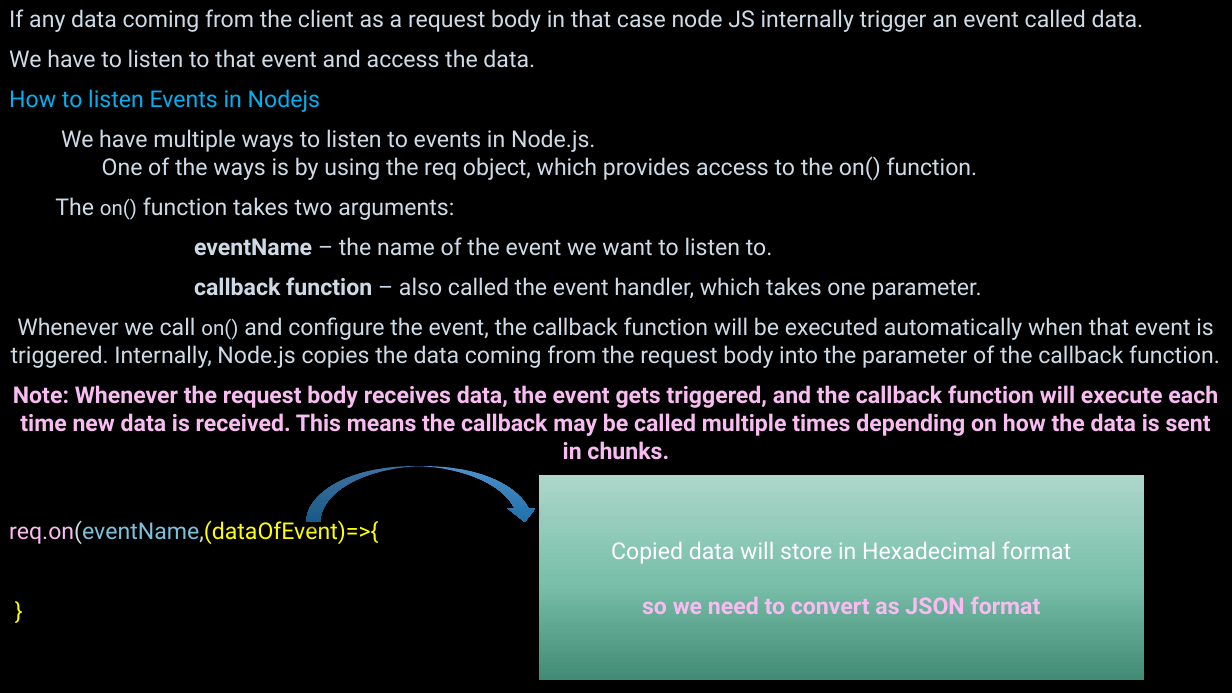
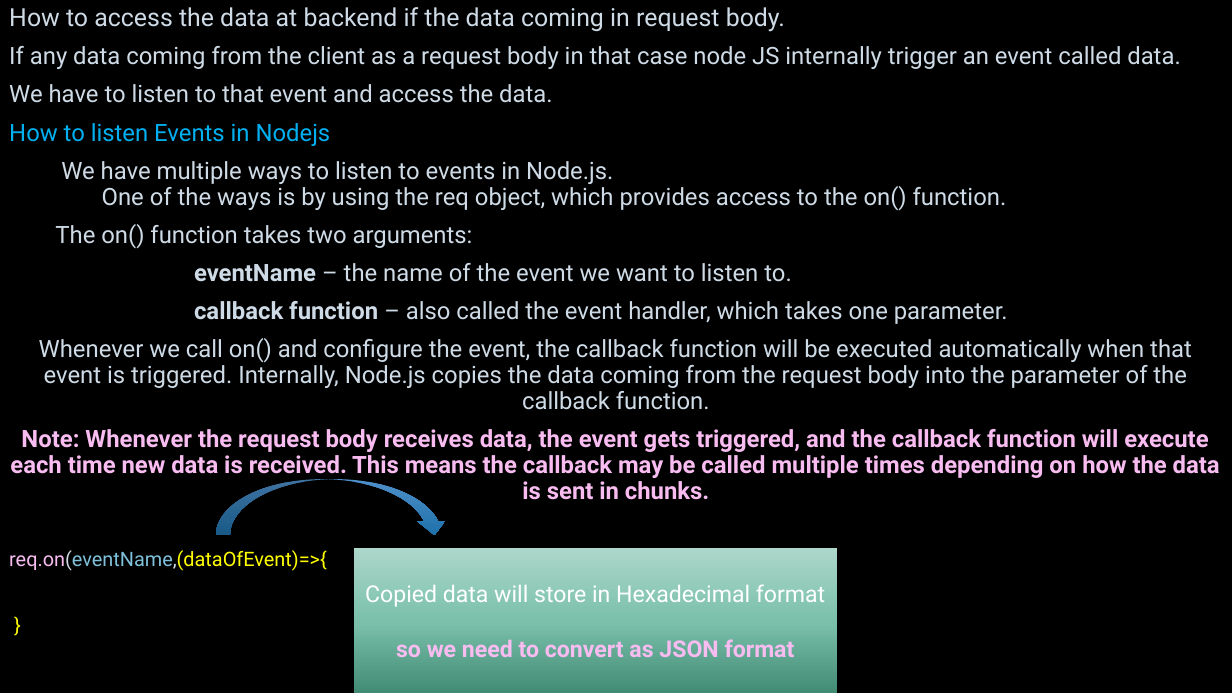
Before and after one commit to JhanaR/mylearnNode, a slide deck: slide 15 of BackEnd - Notes.pptx (slide 16 before the commit). Drawn at 1232x693 pixels with LibreOffice and Linux fonts; fonts in the diff are those of the drawing; background and template pictures are left out. Boxes give left, top, right and bottom in pixels: in the first picture for what was removed or moved away, otherwise in the second. Text is boxed around its words. In the diff, an @@ line names an element or a change of style, - is before the commit and + after.

```diff
--- a/BackEnd - Notes.pptx
+++ b/BackEnd - Notes.pptx
@@ text at (x1=9, y1=7, x2=785, y2=32): paragraph added @@
+How to access the data at backend if the data coming in request body.
@@ text at (x1=9, y1=46, x2=1220, y2=571): size 18 to 18.6 pt in "If any data coming from the client ...", "We have to listen to that event ...", "How to listen Events in Nodejs", "We have multiple ways to listen to ..." and 5 more places; size 16 to 18.6 pt in "on()", "on()"; size 18 to 15.5 pt in "req.on(eventName,(dataOfEvent)=>{", "}"; line spacing 1 to 0.9 @@
@@ curved down arrow moved from (x1=306, y1=466, x2=539, y2=522) to (x1=216, y1=480, x2=449, y2=536) @@
@@ rectangle "Copied data will store in ..." resized from (x1=539, y1=476, x2=1144, y2=680) to (x1=354, y1=548, x2=836, y2=693) @@
```
Also in this commit, not shown: 2 other slides changed, 2 slides added, 3 other files.
